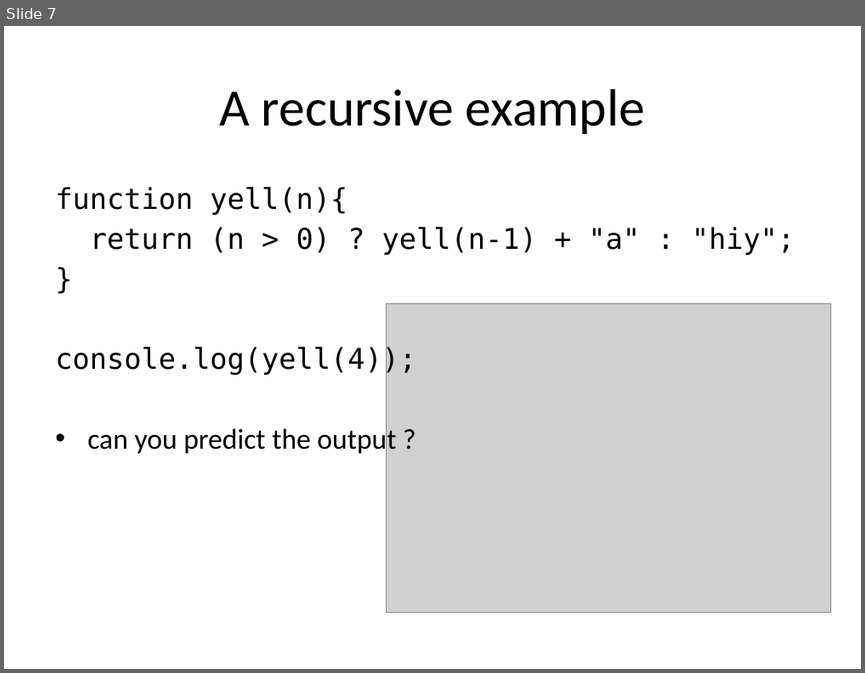
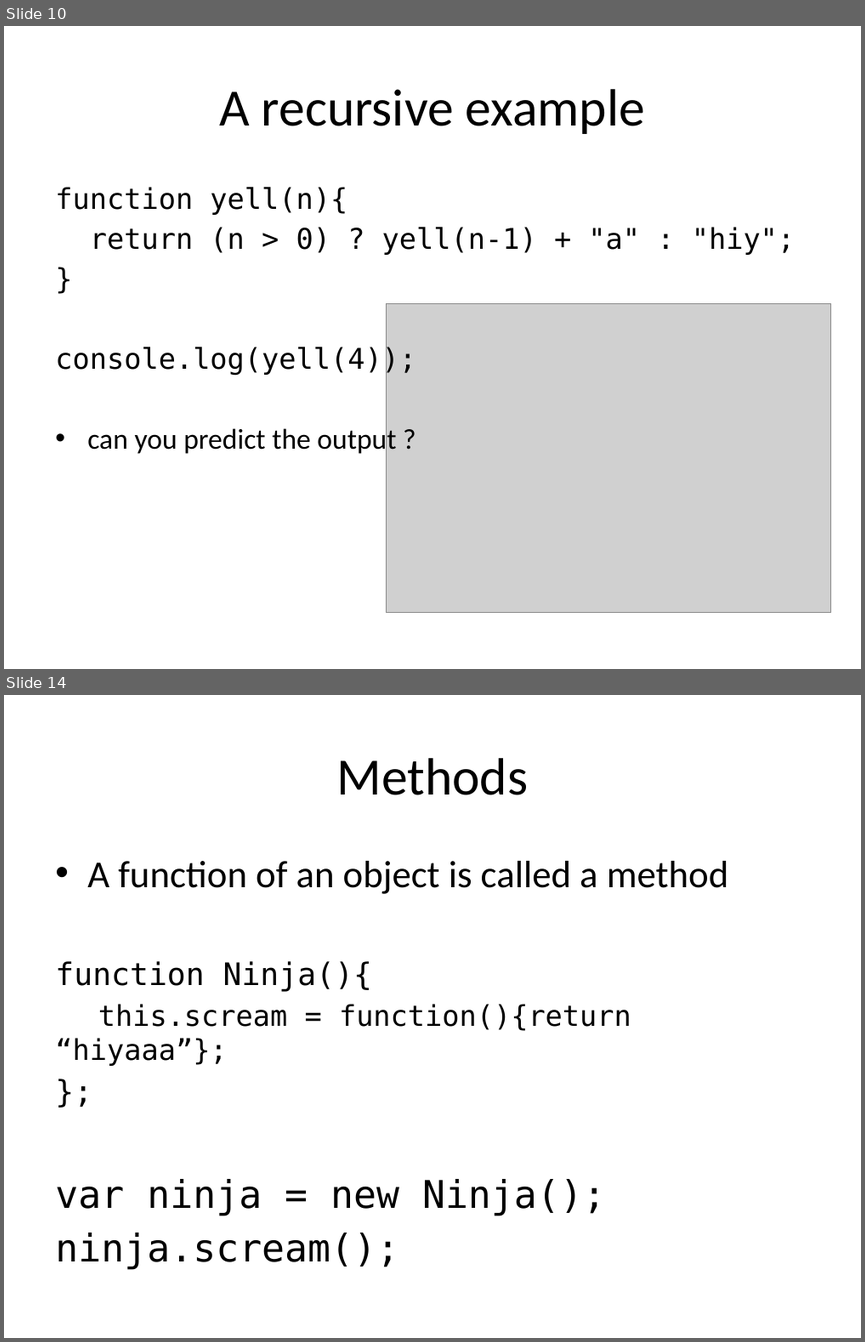
Before and after one commit to kimon-satan/SAEjavaScript, a slide deck: week8/slides/week8.pptx. Shown one above the other, each under a label of ours: slide 7 before the commit, slides 10 and 14 after it; the slides between them are not shown. The pictures are 865x673 and 865x1342 pixels, drawn with LibreOffice and Linux fonts; fonts in the diff are those of the drawing; grey boxes stand for pictures. Boxes give left, top, right and bottom in pixels: in the first picture for what was removed or moved away, otherwise in the second. Text is boxed around its words. In the diff, an @@ line names an element or a change of style, - is before the commit and + after.

```diff
--- a/week8/slides/week8.pptx
+++ b/week8/slides/week8.pptx
@@ slide 14 added at <box>4,695,861,1338</box>, background #FFFFFF @@
@@ title added at <box>336,758,528,795</box>, 44 pt, text #000000 @@
+Methods
@@ text added at <box>55,861,729,1270</box>, 32 pt, text #000000 @@
+• A function of an object is called a method
+function Ninja(){
+this.scream = function(){return “hiyaaa”};
+};
+var ninja = new Ninja();
+ninja.scream();
@@ what was slide 7 is now slide 10 @@
```
Also in this commit, not shown: 5 slides changed, 9 other slides added, 1 slide removed.
